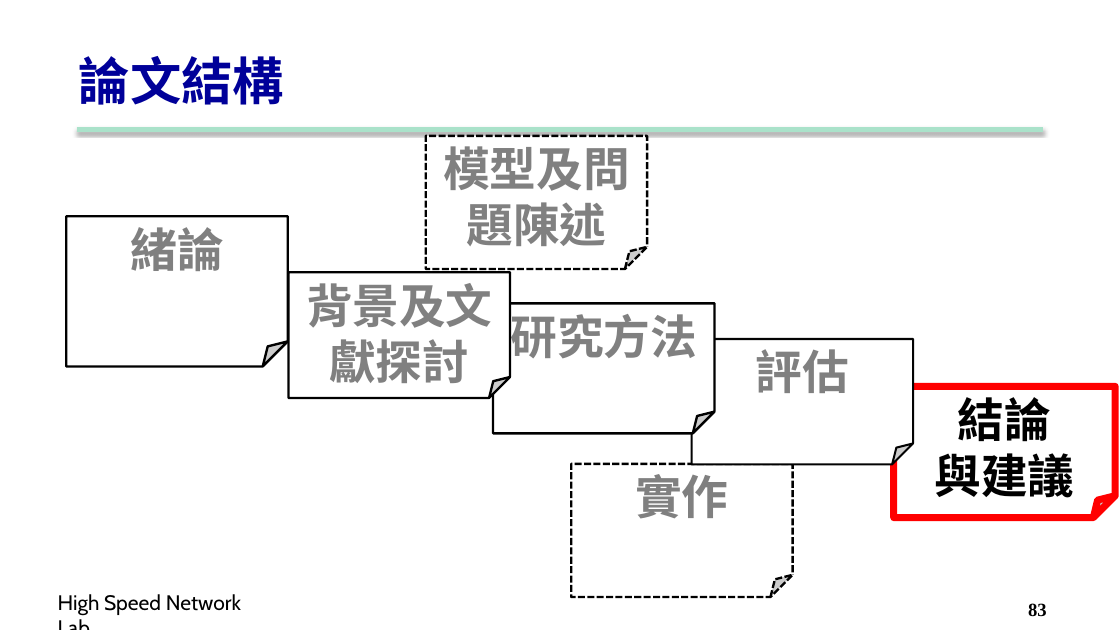
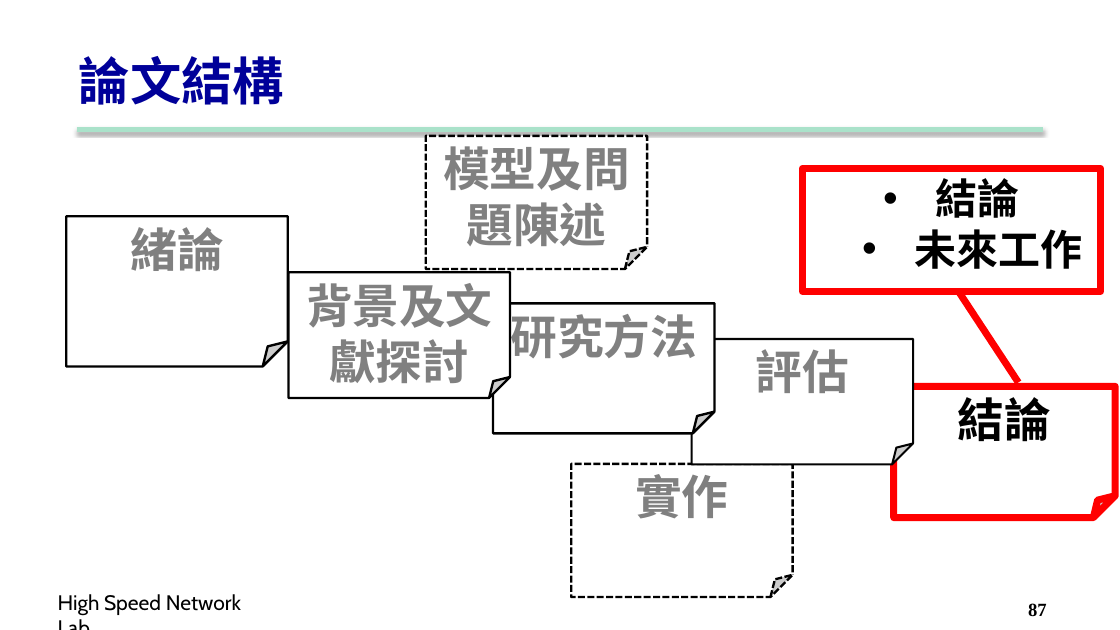
Before and after one commit to carina419/NTUST, a slide deck: slide 87 of MI5014701 科技研究與論文寫作 Technology Research and Thesis Writing/2. Structure.pptx (slide 83 before the commit). Drawn at 1120x630 pixels with LibreOffice and Linux fonts; fonts in the diff are those of the drawing; background and template pictures are left out. Boxes give left, top, right and bottom in pixels: in the first picture for what was removed or moved away, otherwise in the second. Text is boxed around its words. In the diff, an @@ line names an element or a change of style, - is before the commit and + after.

Commit message:
更新論文簡報

```diff
--- a/MI5014701 科技研究與論文寫作 Technology Research and Thesis Writing/2. Structure.pptx
+++ b/MI5014701 科技研究與論文寫作 Technology Research and Thesis Writing/2. Structure.pptx
@@ border callout added at (802,169,1101,292), fill #FFFFFF, outline #FF0000 6 pt, 36 pt, text #000000, bold @@
+• 結論
+  • 未來工作
@@ text in folded corner at (935,453,1075,498): paragraph removed @@
-與建議
@@ page number at (1028,603,1047,617): text changed @@
-83
+87
```
Also in this commit, not shown: 20 other slides changed, 4 slides added, 2 other files.
